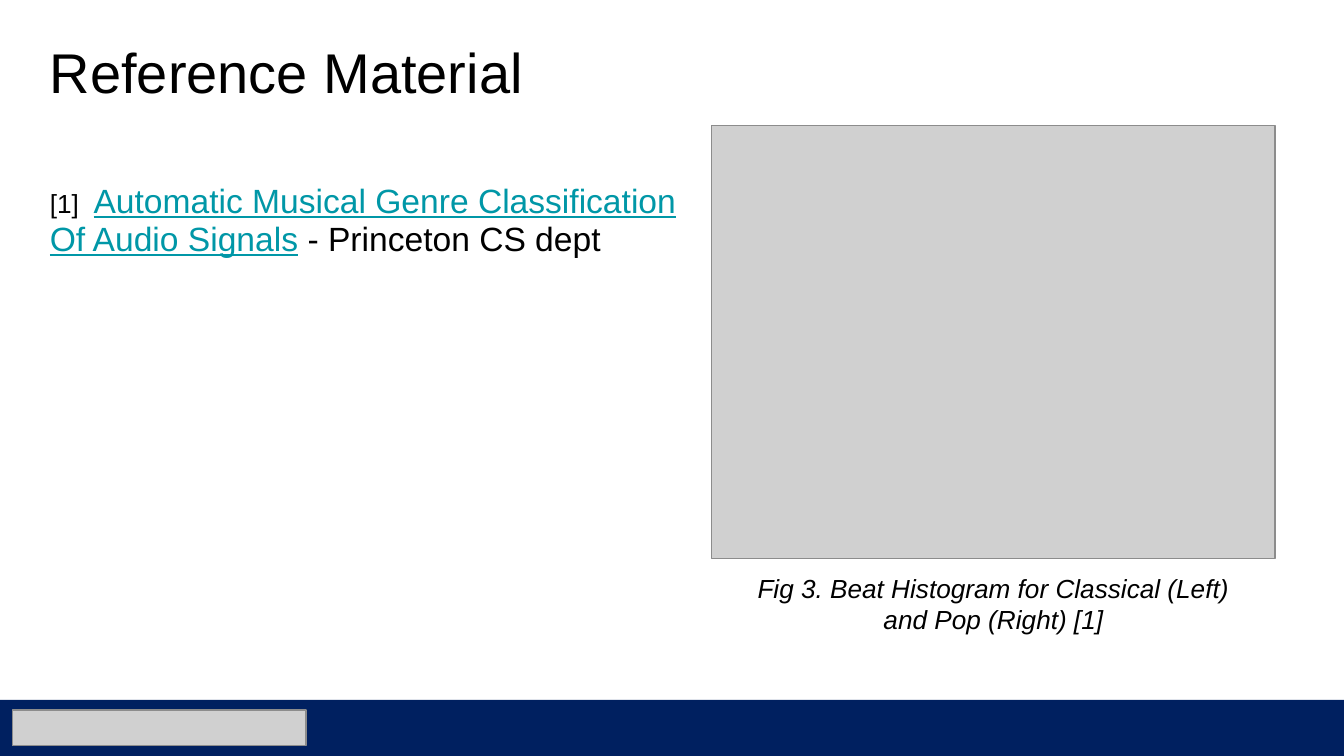
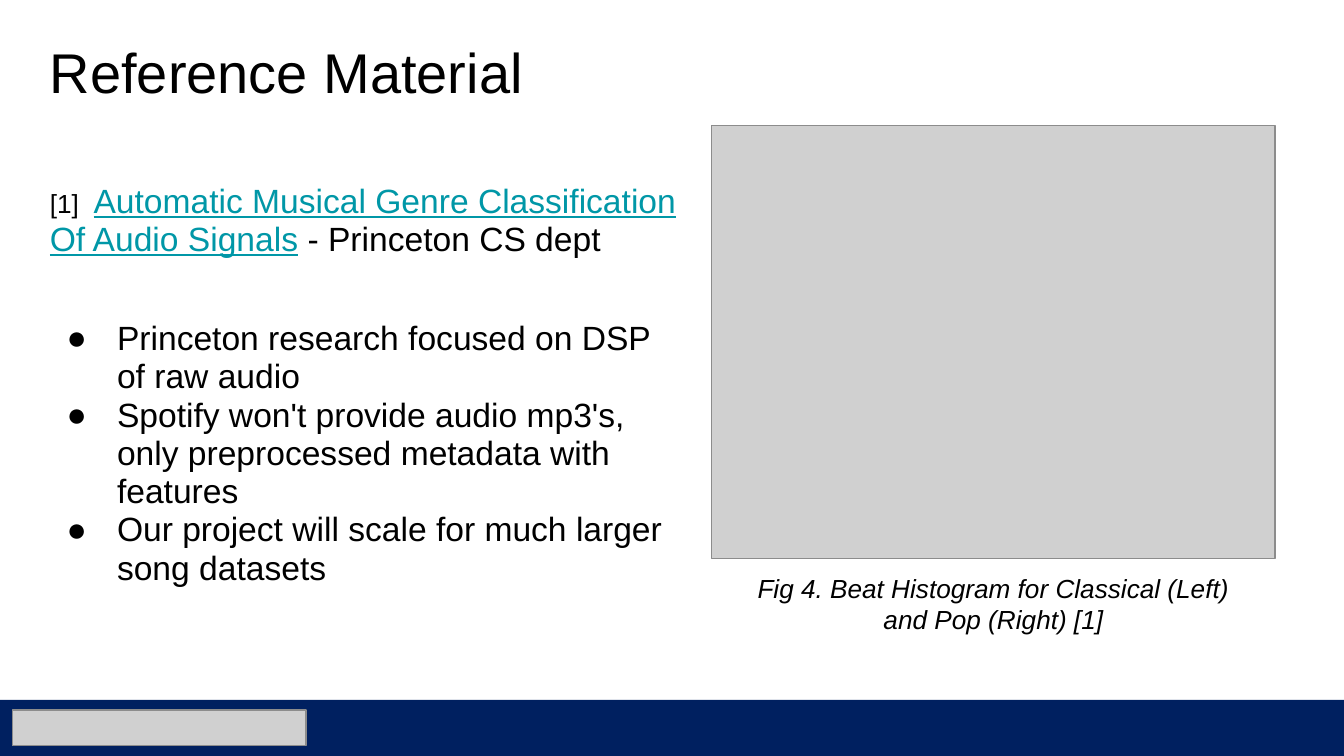
Before and after one commit to athornton1618/SpotifyClassifier, a slide deck: slide 6 of Documentation/Spotify Classifier Proposal.pptx (slide 5 before the commit). Drawn at 1344x756 pixels with LibreOffice and Linux fonts; fonts in the diff are those of the drawing; grey boxes stand for pictures. Boxes give left, top, right and bottom in pixels: in the first picture for what was removed or moved away, otherwise in the second. Text is boxed around its words. In the diff, an @@ line names an element or a change of style, - is before the commit and + after.

```diff
--- a/Documentation/Spotify Classifier Proposal.pptx
+++ b/Documentation/Spotify Classifier Proposal.pptx
@@ text at <box>117,325,662,586</box>: paragraphs added @@
+● Princeton research focused on DSP of raw audio
+● Spotify won't provide audio mp3's, only preprocessed metadata with features
+● Our project will scale for much larger song datasets
@@ text at <box>758,579,1228,635</box>: text changed @@
-Fig 3. Beat Histogram for Classical (Left) and Pop (Right) [1]
+Fig 4. Beat Histogram for Classical (Left) and Pop (Right) [1]
```
Also in this commit, not shown: 4 other slides changed, 1 slide added, 2 other files.
